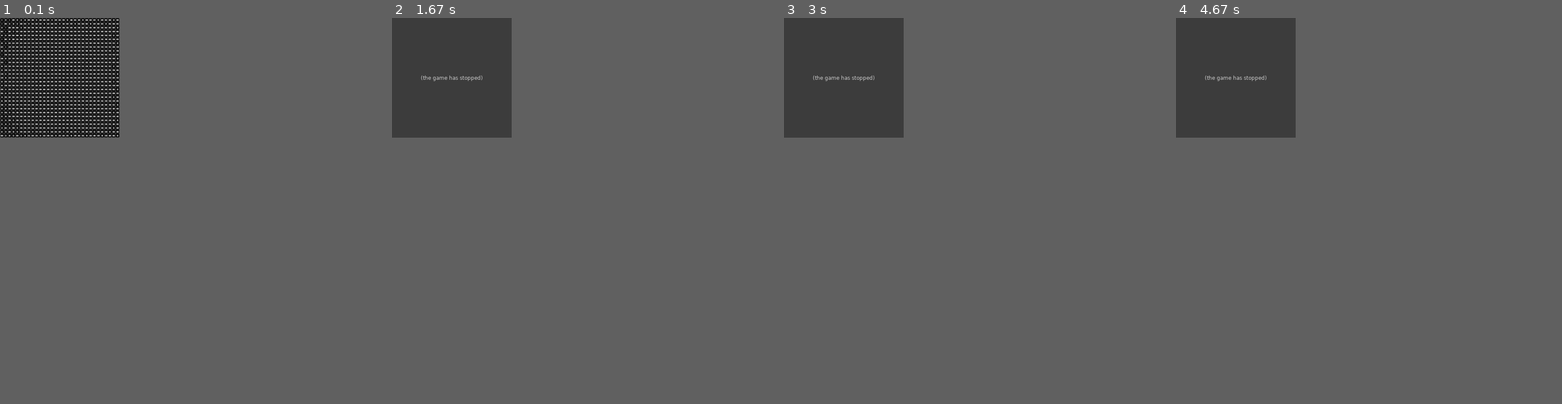
Above: before the commit, frames 1-4 (left to right).
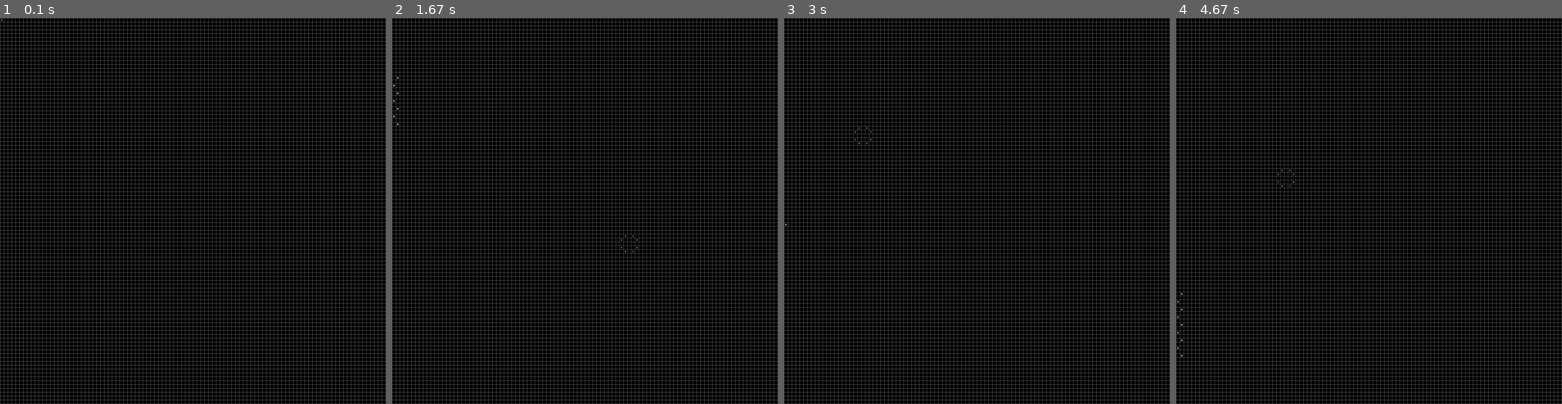
Above: after the commit, the same moments.

Repository: plasticruler/games
Game: pygame game, started from pygames/game_knights.py
The game is run twice, just before and just after one commit, with the same random seed, the same clock (stepped at 60 frames per second) and the same inputs.
Inputs (mouse positions are in pixels of both pictures, inside the frame that each line leads up to):
- Up to frame 1 (0.1 s): no input
- Up to frame 2 (1.67 s): press the mouse at (588, 238) at 0.37 s; move the mouse to (538, 226) at 0.47 s; release the mouse at (492, 214) at 0.6 s; press the mouse at (588, 238) at 0.7 s; move the mouse to (608, 241) at 0.8 s; release the mouse at (631, 245) at 0.93 s
- Up to frame 3 (3 s): press the mouse at (980, 238) at 1.93 s; move the mouse to (1027, 207) at 2.03 s; release the mouse at (1077, 176) at 2.17 s; move the mouse to (980, 238) at 2.63 s; press the mouse at (980, 238) at 2.67 s; move the mouse to (922, 187) at 2.77 s; release the mouse at (865, 137) at 2.9 s
- Up to frame 4 (4.67 s): press the mouse at (1372, 238) at 3.57 s; move the mouse to (1326, 207) at 3.67 s; release the mouse at (1284, 180) at 3.8 s; press the mouse at (1372, 238) at 4.53 s; move the mouse to (1380, 276) at 4.63 s
In our replay, the window is 279x279 before the commit and 900x900 after it. These sizes can differ from the game's own. Grey fills any space a smaller window leaves; there, only what the larger window draws over its background counts as a difference.

The runs differ from the first frame. In frame 1, 31% of the frame differs, in the area x 0-100%, y 0-100%; in frame 2, 34%; in frame 3, 34%; in frame 4, 34%.
Error before the commit: ValueError: Invalid row referenced. (game_knights.py line 38); the game stopped at 0.6 s (later frames are placeholders)

Commit message:
knights tour non-recursively

Diff:
--- a/pygames/game_knights.py
+++ b/pygames/game_knights.py
@@ -7,141 +7,117 @@
 from enum import Enum
 from collections import defaultdict
 from utils import POS, DIRECTIONS, COLOURS
+from game_utils import BOARD_MANAGER
 
 class KNIGHT_DIRECTIONS:
-    BR = POS(2, 1)
-    RB = POS(1, 2)
-    RT = POS(-1, 2)
-    TR = POS(-2, 1)
-    TL = POS(-2, -1)
-    LT = POS(-1, -2)
-    LB = POS(1, -2)
-    BL = POS(2, -1)
-
-class TILE_DATA:
-    def __init__(self, v, c):
-        self.visited = v
-        self.c = c
-
-class BOARD_MANAGER:
-    def __init__(self, rows, cols, blockSize):
-        self.rows = rows
-        self.cols = cols
-        self.blockSize = blockSize
-        self.width = cols * blockSize
-        self.height = rows * blockSize
-
-    def get_pos_by_row_and_col(self, row, col):
-        if col-1 > self.cols:
-            raise ValueError("Invalid column referenced.")
-        if row-1 > self.rows:
-            raise ValueError("Invalid row referenced.")
-        return (col * self.blockSize, row * self.blockSize)
-
-    def get_row_and_col_from_pos(self, pos):
-        return ((pos[1] // self.blockSize), (pos[0] // self.blockSize))
-
-    def is_row_valid(self, row):
-        return row < self.rows
-
+    TWO_RIGHT_ONE_DOWN = POS(2, 1)
+    ONE_RIGHT_TWO_DOWN = POS(1, 2)
+    ONE_LEFT_TWO_DOWN = POS(-1, 2)
+    TWO_LEFT_ONE_DOWN = POS(-2, 1)
+    TWO_LEFT_ONE_UP = POS(-2, -1)
+    ONE_LEFT_TWO_UP = POS(-1, -2)
+    ONE_RIGHT_TWO_UP = POS(1, -2)
+    TWO_RIGHT_ONE_UP = POS(2, -1)
 
 grid_data = {}
 
-
-def get_square_at(pos):
-    return size_manager.get_row_and_col_from_pos(pos)
-
-
-def draw_grid(screen):
-    for x in range(size_manager.rows+1):
-        pygame.draw.line(screen, COLOURS.WHITE, size_manager.get_pos_by_row_and_col(
-            x, 0), size_manager.get_pos_by_row_and_col(x, size_manager.cols), 1)
-        for y in range(size_manager.cols+1):
-            pygame.draw.line(screen, COLOURS.WHITE, size_manager.get_pos_by_row_and_col(
-                0, y), size_manager.get_pos_by_row_and_col(size_manager.rows, y), 1)
-
-
-def draw_text_in_block(text, pos, screen, font_size=11):
-    font = pygame.font.Font("freesansbold.ttf", font_size)
-    t = font.render(text, True, COLOURS.BLACK, COLOURS.WHITE)
-    textRect = t.get_rect()
-    textRect.center = ((pos[0] + SQUARE_SIZE // 2),
-                       (pos[1] + SQUARE_SIZE // 2))
-    screen.blit(t, textRect)
-
+visited = []
+tovisit = []
 
 def is_visited(p):
     return p in visited
 
-def is_valid_placement(n, knights):
-    return n.r < ROWS and n.c < ROWS and n.r >= 0 and n.c >= 0 and knights[(n.r, n.c)] == -1
-
-knight_next = [
-            KNIGHT_DIRECTIONS.RB,
-            KNIGHT_DIRECTIONS.BR,
-            KNIGHT_DIRECTIONS.RT,
-            KNIGHT_DIRECTIONS.TR,
-            KNIGHT_DIRECTIONS.TL,
-            KNIGHT_DIRECTIONS.LT,
-            KNIGHT_DIRECTIONS.LB,
-            KNIGHT_DIRECTIONS.BL]
+def is_valid_placement(n, IgnorePlaced=False):
+    return n.r < ROWS and n.c < ROWS and n.r >= 0 and n.c >= 0 and (IgnorePlaced or knights[(n.r, n.c)] == -1)  and not is_visited(n)
+
+#this sequence causing the knight to explore a position in a circular fashion, important for the optimization!
+knight_next = [KNIGHT_DIRECTIONS.TWO_RIGHT_ONE_DOWN, KNIGHT_DIRECTIONS.ONE_RIGHT_TWO_DOWN, KNIGHT_DIRECTIONS.ONE_LEFT_TWO_DOWN, \
+            KNIGHT_DIRECTIONS.TWO_LEFT_ONE_DOWN, KNIGHT_DIRECTIONS.TWO_LEFT_ONE_UP, KNIGHT_DIRECTIONS.ONE_LEFT_TWO_UP, \
+                KNIGHT_DIRECTIONS.ONE_RIGHT_TWO_UP, KNIGHT_DIRECTIONS.TWO_RIGHT_ONE_UP]
+
 #this sequence causing the knight to explore a position in a circular fashion, important for the optimization!
 knight_next = [POS(2,1), POS(1,2), POS(-1,2), POS(-2,1), POS(-2,-1), POS(-1,-2), POS(1,-2), POS(2,-1)]
 
-def get_valid_moves(p):
+
+def get_valid_moves(p, IgnorePlaced=False):
     valid_moves = []
-    valid_moves.append(p)
+    #valid_moves.append(p)
     for kn in knight_next:
-        if is_valid_placement(p+kn, knights):
-            valid_moves.append(p+kn)
+        if is_valid_placement(p + kn, IgnorePlaced):
+            if not (p + kn) == p:
+                valid_moves.append(p+kn)
     return valid_moves
+
+
 
 def get_sorted_valid_moves(moves):
     return sorted(moves, key=lambda m:len(get_valid_moves(m)))
 
+solved = False
 def solve(startPos, moveNumber):
     knights[(startPos.r, startPos.c)] = moveNumber
     if (moveNumber) == (ROWS**2):
-        print(f"Solved at {moveNumber}")
+        solved = True
         return True
     valid_moves = get_valid_moves(startPos)
     valid_moves = get_sorted_valid_moves(valid_moves)
     for move in valid_moves:
-        if (is_valid_placement(move, knights)):
+        if (is_valid_placement(move)):
             if solve( move, moveNumber+1):
                 return True
             else:
                 knights[(move.r, move.c)] = -1
     return False
-
-solved = False
+results = {}
+
+def fibmemo(n):
+    result = 0
+    if n == 1:
+        return n
+    if n not in results:
+        result = n * fib(n - 1)
+        results[n] = result
+    else:
+        result = results[n]
+    return result
+
+def fib(n):
+    if n == 1:
+        return n
+    return n * fib(n - 1)
 
 def solveNonRecursively():
-    startPos = POS(0, 0)
     moveNumber = 1
-    global solved
-    while True and not solved:
-        v = get_sorted_valid_moves(get_valid_moves(startPos))
-        for move in v:
-            if is_valid_placement(move):
+    pos  = POS(0, 0)
+    solved = False
+    current_square = pos
+    visited.append(current_square)
+    while not solved:  #while there are positions to visit
+        knights[(current_square.r, current_square.c)] = moveNumber
+        yield
+        valid_moves = get_valid_moves(current_square, True) #get valid moves, ignore placed
+        valid_moves = get_sorted_valid_moves(valid_moves)  #sort the valid moves to select next
+        for m in valid_moves:
+            if m in visited:
+                moveNumber -= 1
+                visited.pop()
+                print("Popping backward")
+                continue
+            else:
+                current_square = m
                 moveNumber += 1
-                solved = moveNumber == ROWS * ROWS
-            else:
-                moveNumber -= 1
-                knights[(move.r, move.c)] = -1
-
-    print("Solved.")
+                visited.append(current_square)
+                break
+        if len(visited) == ROWS * ROWS:
+            print(visited)
+            solved = True
+            knights[(current_square.r, current_square.c)] = moveNumber
 
 ########################################################################################
-ROWS = 31
+ROWS = 100
 SQUARE_SIZE = 30
 
-size_manager = BOARD_MANAGER(ROWS, ROWS, SQUARE_SIZE)
-
-# Set the width and height of the screen [width, height]
-size = (size_manager.width, size_manager.height)
-
-screen = pygame.display.set_mode((size[0]+1, size[1]+1))
+board_manager = BOARD_MANAGER(ROWS, ROWS, SQUARE_SIZE)
 
 # Loop until the user clicks the close button.
 done = False
@@ -153,15 +129,17 @@
 BUTTON_LEFT = 1
 BUTTON_RIGHT = 3
 
-visited = defaultdict(lambda: False)
 knights = defaultdict(lambda: -1)
 pygame.init()
-knights[(0, 0)] = 1
-solve(POS(0,0), 1)
-#solve(knights, POS(0,0), 1)
+#knights[(0, 0)] = 0
+#solve(POS(0,0), 1)
 #solveNonRecursively()
+solver = solveNonRecursively()
+
 # -------- Main Program Loop -----------
 # Game().run()
+
+#solve(POS(0,0),1)
 while not done:
     # --- Main event loop
     handle_left_click = False
@@ -172,8 +150,8 @@
         if event.type == pygame.MOUSEBUTTONUP and event.button == BUTTON_LEFT and not handle_left_click:
             handle_left_click = True
             pos = pygame.mouse.get_pos()
-            clicked_square = size_manager.get_row_and_col_from_pos(pos)
-            clicked_row, clicked_col = size_manager.get_row_and_col_from_pos(pos)
+            clicked_square = board_manager.get_row_and_col_from_pos(pos)
+            clicked_row, clicked_col = board_manager.get_row_and_col_from_pos(pos)
 
             print(f"You clicked row {clicked_row} and col {clicked_col}")
             knights.clear()
@@ -182,30 +160,37 @@
             for index, k in enumerate(v):
                 print(index,k)
                 knights[(k.r, k.c)] = str(index)
-                pos = size_manager.get_pos_by_row_and_col(k.r,k.c)
+                pos = board_manager.get_pos_by_row_and_col(k.r,k.c)
                 #draw_text_in_block(str(i),(pos[0], pos[1]),screen)
 
     # --- Game logic should go here
-
+    if not solved:
+        try:
+            solver.__next__()
+        except StopIteration:
+            solved=  True
+            print("solved")
+            pass
     # --- Screen-clearing code goes here
-    screen.fill(COLOURS.BLACK)
+    board_manager.screen.fill(COLOURS.BLACK)
 
     # --- Drawing code should go here        (update game visuals / no logic here!)
     # draw a grid
-    draw_grid(screen)
+    board_manager.draw_grid()
 
     # update grid
 
     for k in grid_data:
-        pos = size_manager.get_pos_by_row_and_col(k[0], k[1])
-        pygame.draw.rect(screen, grid_data[k].Colour, [
+        pos = board_manager.get_pos_by_row_and_col(k[0], k[1])
+        pygame.draw.rect(board_manager.screen, grid_data[k].Colour, [
                          pos[0] + 1, pos[1] + 1, SQUARE_SIZE - 1, SQUARE_SIZE - 1])
 
     for k in knights:
         if knights[k]:
-            pos = size_manager.get_pos_by_row_and_col(k[0], k[1])
+            pos = board_manager.get_pos_by_row_and_col(k[0], k[1])
             if not knights[k] == -1:
-                draw_text_in_block(str(knights[k]),(pos[0] , pos[1]),screen)
+                board_manager.draw_text_in_block(str(knights[k]), (pos[0], pos[1]))
+
             #pygame.draw.circle(screen, COLOURS.GREEN, [
             #                   pos[0] + SQUARE_SIZE // 2, pos[1] + SQUARE_SIZE // 2], SQUARE_SIZE // 4)
 
@@ -217,3 +202,9 @@
 
 # Close the window and quit.
 pygame.quit()
+
+"""
+start somewhere
+find valid moves
+if teh valid
+"""
--- /dev/null
+++ b/pygames/game_utils.py
@@ -0,0 +1,46 @@
+import pygame
+from utils import COLOURS
+
+
+
+class BOARD_MANAGER:
+    def __init__(self, rows, cols, blockSize=25):
+        self.rows = rows
+        self.cols = cols
+        self.blockSize = blockSize
+        self.width = cols * blockSize
+        self.height = rows * blockSize
+        self.size = (self.width, self.height)
+        self.screen = pygame.display.set_mode((self.size[0] + 1, self.size[1] + 1))
+
+    def get_pos_by_row_and_col(self, row, col):
+        if col-1 > self.cols:
+            raise ValueError("Invalid column referenced.")
+        if row-1 > self.rows:
+            raise ValueError("Invalid row referenced.")
+        return (col * self.blockSize, row * self.blockSize)
+
+    def get_row_and_col_from_pos(self, pos):
+        return ((pos[1] // self.blockSize), (pos[0] // self.blockSize))
+
+    def is_row_valid(self, row):
+        return row < self.rows
+
+    def get_square_at(self, pos):
+        return self.get_row_and_col_from_pos(pos)
+
+    def draw_grid(self):
+        for x in range(self.rows+1):
+            pygame.draw.line(self.screen, COLOURS.WHITE, self.get_pos_by_row_and_col(
+                x, 0), self.get_pos_by_row_and_col(x, self.cols), 1)
+            for y in range(self.cols+1):
+                pygame.draw.line(self.screen, COLOURS.WHITE, self.get_pos_by_row_and_col(
+                    0, y), self.get_pos_by_row_and_col(self.rows, y), 1)
+
+    def draw_text_in_block(self, text, pos, font_size=11):
+        font = pygame.font.Font("freesansbold.ttf", font_size)
+        t = font.render(text, True, COLOURS.BLACK, COLOURS.WHITE)
+        textRect = t.get_rect()
+        textRect.center = ((pos[0] + self.blockSize // 2),
+                        (pos[1] + self.blockSize // 2))
+        self.screen.blit(t, textRect)
--- a/pygames/utils.py
+++ b/pygames/utils.py
@@ -1,4 +1,5 @@
 from random import randrange, choice
+
 
 class COLOURS:
     BLACK = (0, 0, 0)
@@ -18,6 +19,7 @@
         else:
             return random.choice([COLOURS.WHITE, COLOURS.YELLOW, COLOURS.RED, COLOURS.INDIGO, COLOURS.GREEN, COLOURS.ORANGE, COLOURS.SKY_BLUE])
 
+
 class POS:
     def __init__(self, r, c):
         self.r = r
@@ -26,6 +28,9 @@
         return self.c
     def r(self):
         return self.r
+
+    def __eq__(self, o):
+        return self.r == o.r and self.c == o.c
 
     def __add__(self, o):
         return POS(self.r + o.r, self.c + o.c)
